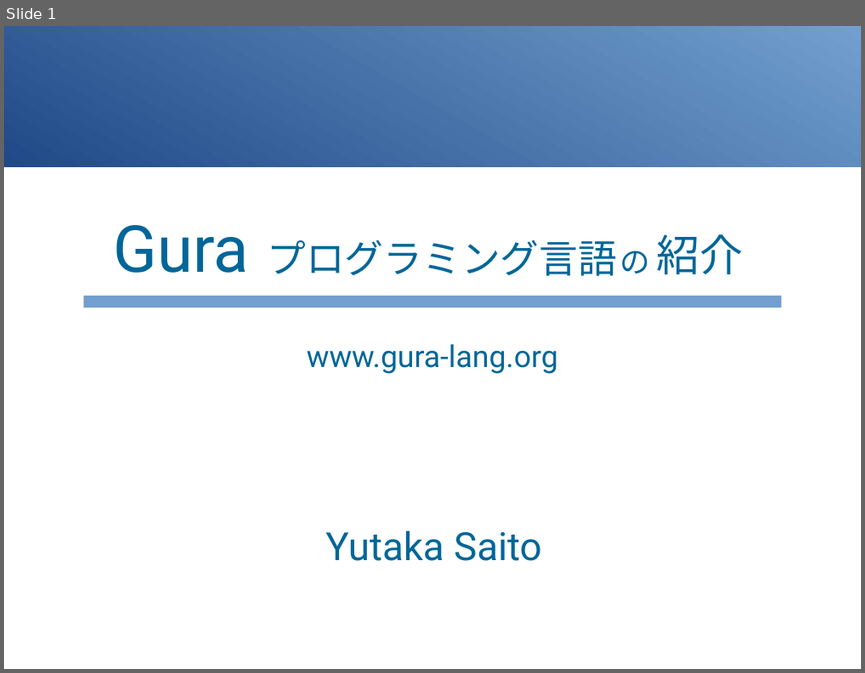
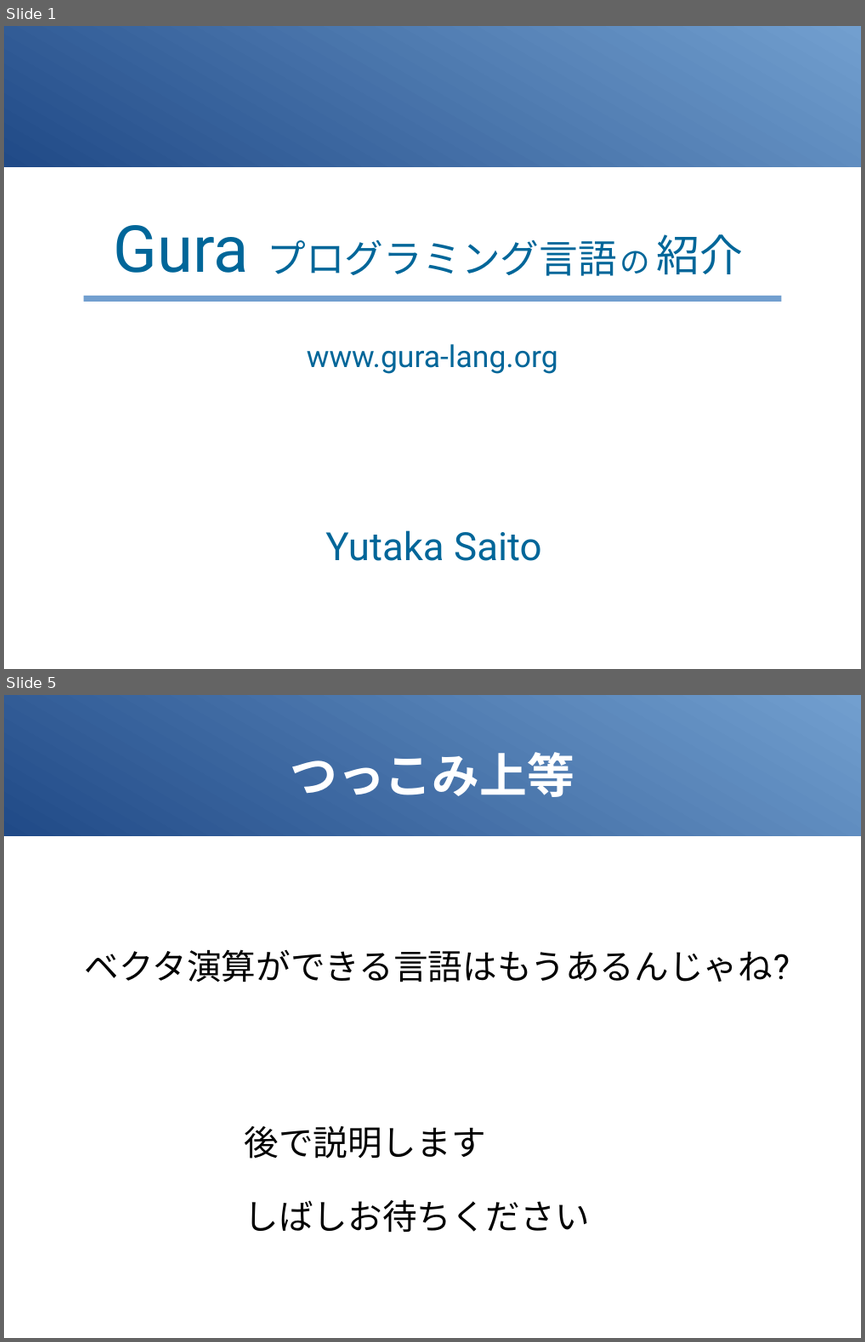
Before and after one commit to gura-lang/gura-doc, a slide deck: presentation/gura-introduction.odp. Shown one above the other, each under a label of ours: slide 1 before the commit, slides 1 and 5 after it; the slides between them are not shown. The pictures are 865x673 and 865x1342 pixels, drawn with LibreOffice and Linux fonts; fonts in the diff are those of the drawing. Boxes give left, top, right and bottom in pixels: in the first picture for what was removed or moved away, otherwise in the second. Text is boxed around its words. In the diff, an @@ line names an element or a change of style, - is before the commit and + after.

```diff
--- a/presentation/gura-introduction.odp
+++ b/presentation/gura-introduction.odp
@@ slide 5 added at box(4, 695, 861, 1338), background #FFFFFF; not listed: 1 template element that a slide beside it also shows @@
@@ title added at box(290, 752, 574, 797), 44 pt, text #FFFFFF, bold @@
+つっこみ上等
@@ text added at box(85, 949, 789, 982), 32 pt, text #000000 @@
+ベクタ演算ができる言語はもうあるんじゃね?
@@ text added at box(244, 1126, 486, 1158), 32 pt, text #000000 @@
+後で説明します
@@ text added at box(244, 1200, 589, 1232), 32 pt, text #000000 @@
+しばしお待ちください
@@ slide 1 changed as well @@
@@ rectangle: place and size @@
-rectangle at box(83, 295, 782, 307)
+rectangle at box(83, 295, 782, 301)
```
Also in this commit, not shown: 1 other slide changed, 5 other slides added, 2 slides removed, 1 other file.
